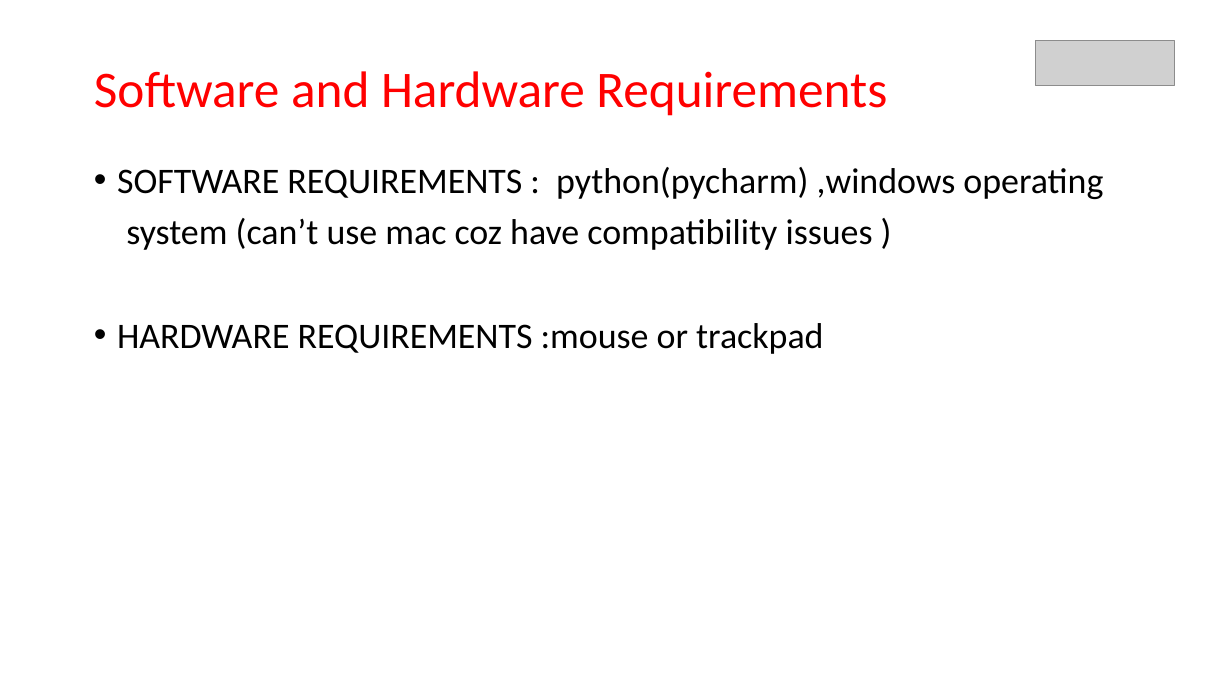
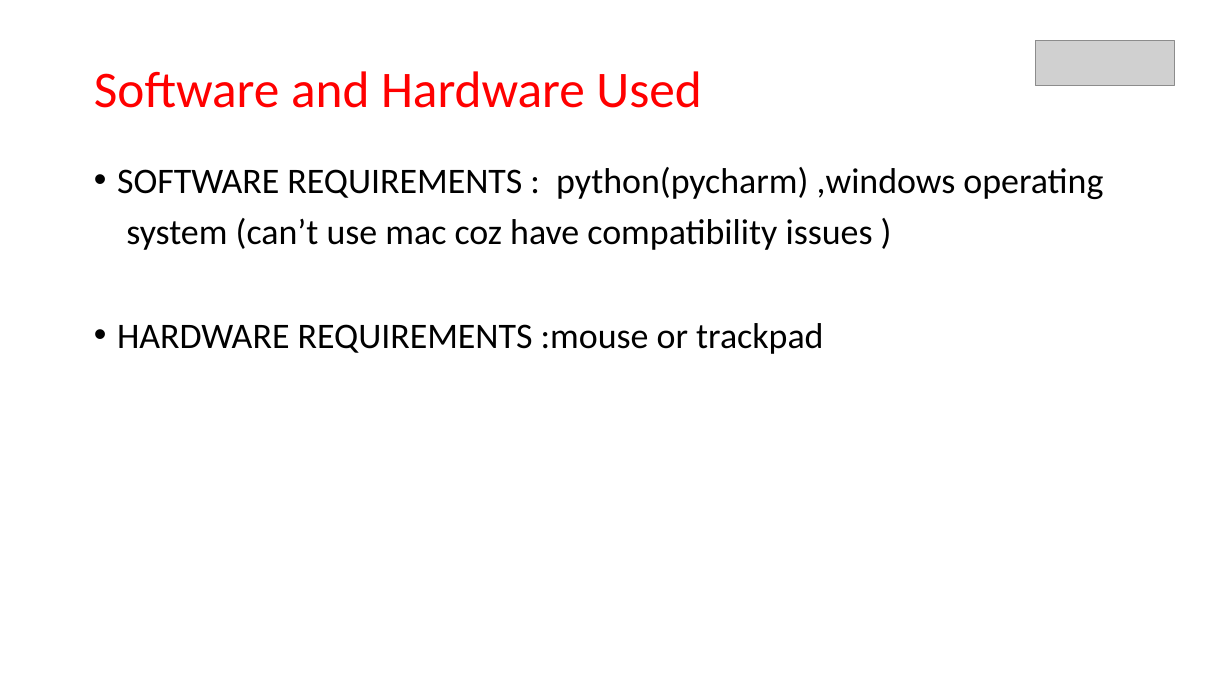
Before and after one commit to KL-HYD/SudokuSolver, a slide deck: slide 6 of DAA_FINAL.pptx. Drawn at 1232x693 pixels with LibreOffice and Linux fonts; fonts in the diff are those of the drawing; grey boxes stand for pictures. Boxes give left, top, right and bottom in pixels: in the first picture for what was removed or moved away, otherwise in the second. Text is boxed around its words. In the diff, an @@ line names an element or a change of style, - is before the commit and + after.

```diff
--- a/DAA_FINAL.pptx
+++ b/DAA_FINAL.pptx
@@ title at (94,71,701,108): text changed @@
-Software and Hardware Requirements
+Software and Hardware Used
```
Also in this commit, not shown: 2 other slides changed, 3 slides added, 2 slides removed, 1 other file.
